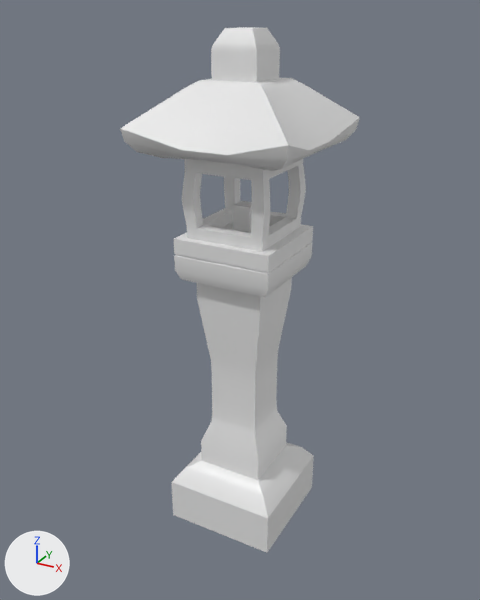
A saved change to the FBX model Apex/Assets/Japanese Lantern/Japanese Lantern.fbx.
Rendered twice from a 50 mm lens placed at (0.47, -0.871, 0.862), pointed at (-0.011, 0.003, 0.425). The lights are fixed; the arrows at lower left show +X, +Y and +Z. Objects named as collision shapes, trigger or cutter boxes, shadow casters or lower levels of detail are left out.

In view in the first picture: 'Japanese Lantern'.
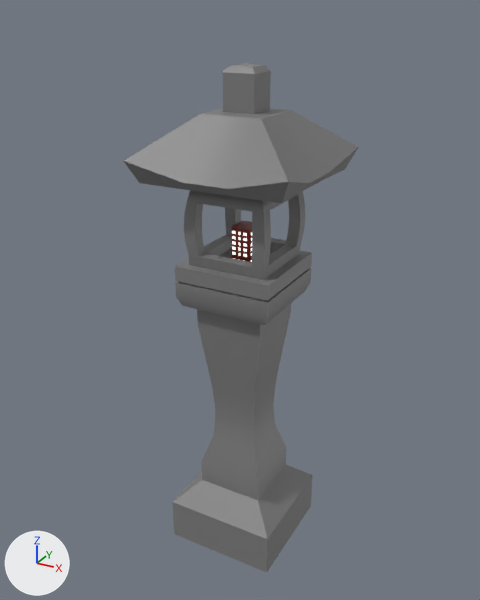
Diff of the bpy script that builds the scene:
```diff
--- a/Apex/Assets/Japanese Lantern/Japanese Lantern.fbx.py
+++ b/Apex/Assets/Japanese Lantern/Japanese Lantern.fbx.py
@@ mat_material_003 @@
+mat_material_003 = principled_material('Material.003')
+mat_material_003.base_color = (0.207, 0.207, 0.207)  # grey #7e7e7e
@@ me_cube_005 @@
 # used by ob_japanese_lantern; location = (0.0, 0.0, 0.0)
-me_cube_005.from_pydata(...)  # 420 vertices, 420 faces; spans x -0.128..0.128, y -0.128..0.128, z 0.019..0.837
-me_cube_005.materials.append(mat_material)  # white #e7e7e7
-me_cube_005.materials.append(mat_material_001)  # white #e7e7e7
-me_cube_005.materials.append(mat_material_002)  # white #e7e7e7
+me_cube_005.from_pydata(...)  # 413 vertices, 425 faces; spans x -0.127..0.13, y -0.128..0.128, z -0.026..0.791
+# me_cube_005 part 1: the loose piece of 96 vertices spanning x -0.095..0.095, y -0.095..0.095, z 0.019..0.543 is rebuilt with 413 vertices and now spans x -0.127..0.13, y -0.128..0.128, z -0.026..0.791, in mat_material_003 (grey #7d7d7d)
+# me_cube_005 part 2: the loose piece of 80 vertices spanning x -0.128..0.128, y -0.128..0.128, z 0.665..0.77 is deleted
+# me_cube_005 part 3: the loose piece of 24 vertices spanning x -0.035..0.035, y -0.035..0.035, z 0.758..0.837 is deleted
+# me_cube_005 part 4: the loose piece of 12 vertices spanning x -0.015..0.015, y -0.015..0.015, z 0.539..0.588 is deleted
+# me_cube_005 part 5
+# 208 vertices are removed from x -0.068..0.068, y -0.071..0.071, z 0.537..0.668
+# 216 faces are deleted
+me_cube_005.materials.append(mat_material_003)  # grey #7e7e7e
```

Pixel boxes (x1, y1, x2, y2) of what changed, in the pictures (480 x 600 px):
'Japanese Lantern', recoloured, surface changed, reshaped: before (120, 27, 360, 553); after (124, 63, 359, 573)
'small_lantern001', now drawn: after (231, 221, 252, 262)
    faces in mat_material (red #84220f): (231, 221, 252, 262)
    faces in mat_material_001 (white #e7e7e7): (232, 231, 252, 262)
part 1 of me_cube_005, rebuilt (64% wider, 54% taller): before (171, 222, 314, 553); after (124, 63, 359, 573)
part 2 of me_cube_005, deleted: before (120, 77, 360, 171)
part 3 of me_cube_005, deleted: before (211, 27, 280, 82)
part 4 of me_cube_005, deleted: before (232, 201, 252, 233)
part 5 of me_cube_005, deleted: before (182, 159, 306, 252)
